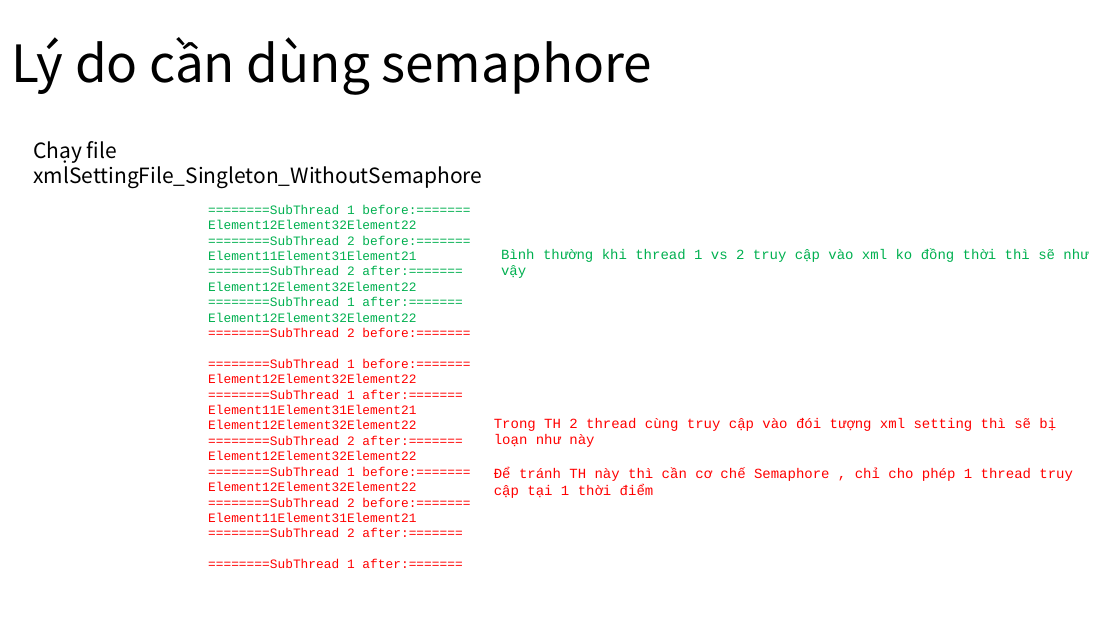
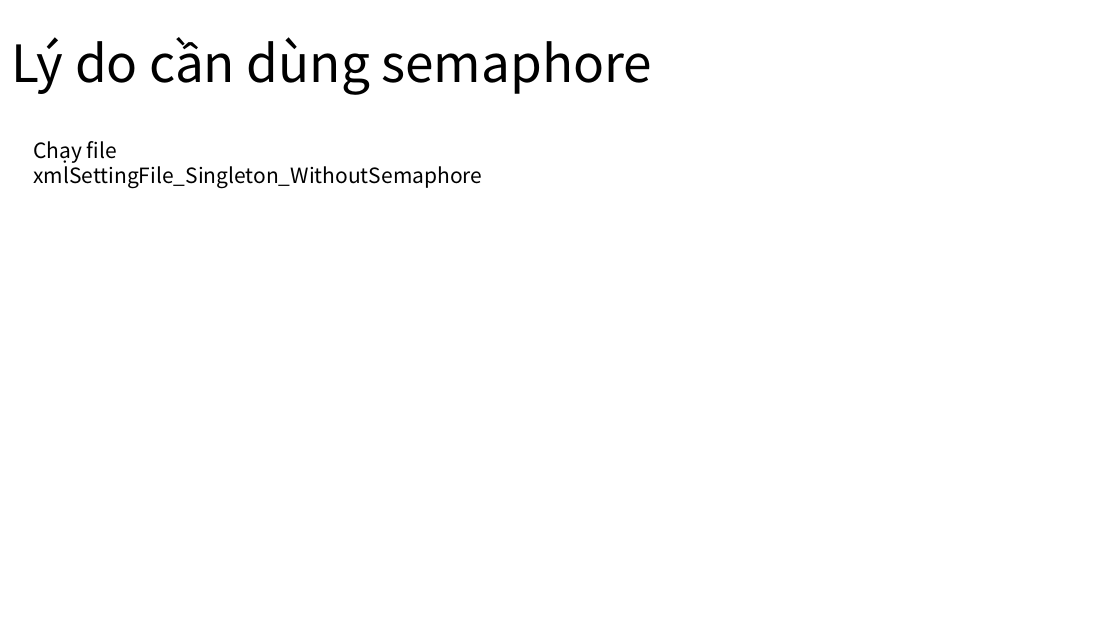
Before and after one commit to cuonghv2010/Csharp, a slide deck: slide 2 of basic/xmlSettingFile_Singleton_Semaphore/readme.pptx. Drawn at 1120x630 pixels with LibreOffice and Linux fonts; fonts in the diff are those of the drawing. Boxes give left, top, right and bottom in pixels: in the first picture for what was removed or moved away, otherwise in the second. Text is boxed around its words. In the diff, an @@ line names an element or a change of style, - is before the commit and + after.

```diff
--- a/basic/xmlSettingFile_Singleton_Semaphore/readme.pptx
+++ b/basic/xmlSettingFile_Singleton_Semaphore/readme.pptx
@@ text removed at (x1=208, y1=205, x2=470, y2=568) @@
-========SubThread 1 before:=======
-Element12Element32Element22
-========SubThread 2 before:=======
-Element11Element31Element21
-========SubThread 2 after:=======
-Element12Element32Element22
-========SubThread 1 after:=======
-Element12Element32Element22
-========SubThread 2 before:=======
-========SubThread 1 before:=======
-Element12Element32Element22
-========SubThread 1 after:=======
-Element11Element31Element21
-Element12Element32Element22
-========SubThread 2 after:=======
-Element12Element32Element22
-========SubThread 1 before:=======
-Element12Element32Element22
-========SubThread 2 before:=======
-Element11Element31Element21
-========SubThread 2 after:=======
-========SubThread 1 after:=======
@@ text removed at (x1=501, y1=248, x2=1088, y2=278) @@
-Bình thường khi thread 1 vs 2 truy cập vào xml ko đồng thời thì sẽ như vậy
@@ text removed at (x1=494, y1=418, x2=1073, y2=498) @@
-Trong TH 2 thread cùng truy cập vào đói tượng xml setting thì sẽ bị loạn như này
-Để tránh TH này thì cần cơ chế Semaphore , chỉ cho phép 1 thread truy cập tại 1 thời điểm
```
Also in this commit, not shown: 30 other files.
